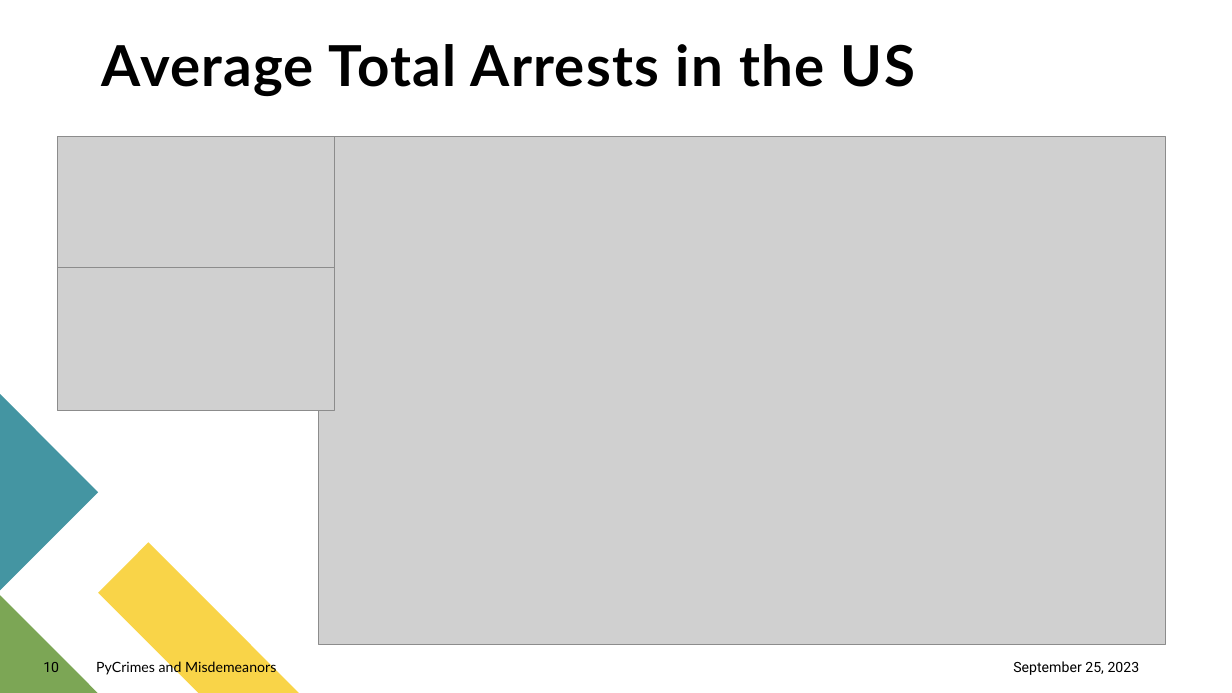
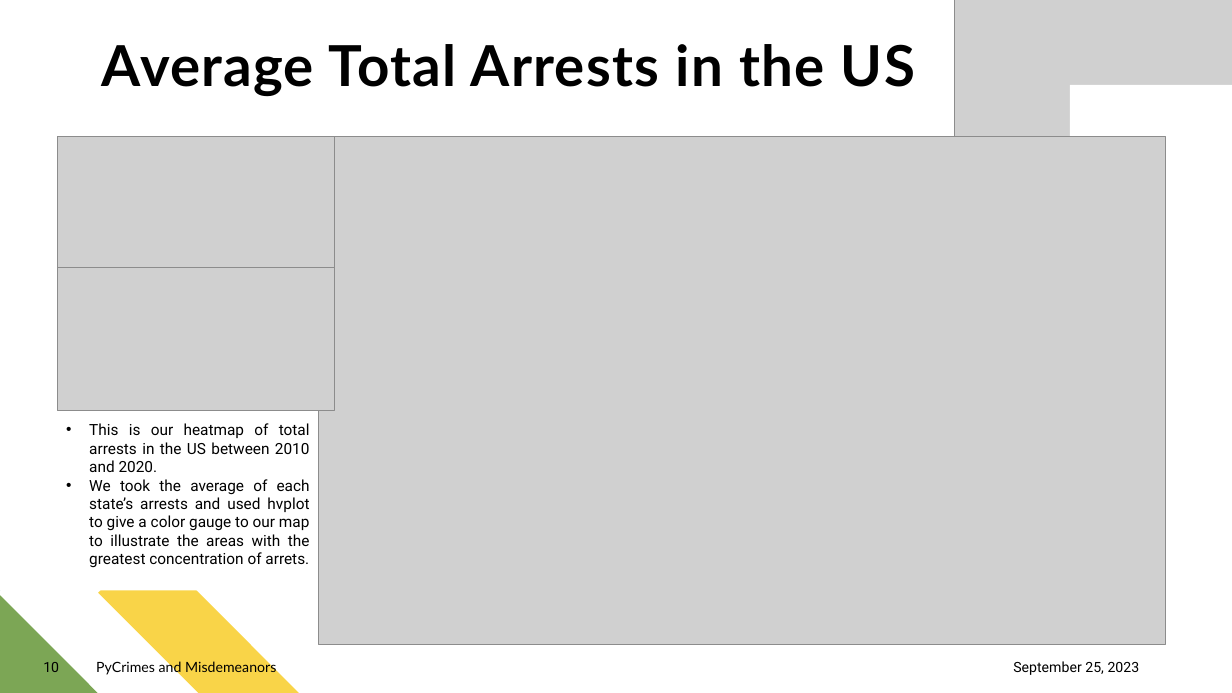
Before and after one commit to S-Bonillas/P1-PyCrimes_and_Misdemeanors, a slide deck: slide 10 of PyCrimes_Final/PyCrimes_Presentation.pptx. Drawn at 1232x693 pixels with LibreOffice and Linux fonts; fonts in the diff are those of the drawing; grey boxes stand for pictures. Boxes give left, top, right and bottom in pixels: in the first picture for what was removed or moved away, otherwise in the second. Text is boxed around its words. In the diff, an @@ line names an element or a change of style, - is before the commit and + after.

```diff
--- a/PyCrimes_Final/PyCrimes_Presentation.pptx
+++ b/PyCrimes_Final/PyCrimes_Presentation.pptx
@@ picture added at (x1=955, y1=0, x2=1232, y2=274) @@
@@ rectangle added at (x1=1070, y1=85, x2=1232, y2=384), fill #FFFFFF @@
@@ rectangle added at (x1=0, y1=291, x2=221, y2=591), fill #FFFFFF @@
@@ text added at (x1=89, y1=423, x2=310, y2=567), 12 pt, text #000000 @@
+• This is our heatmap of total arrests in the US between 2010 and 2020.
+• We took the average of each state’s arrests and used hvplot to give a color gauge to our map to illustrate the areas with the greatest concentration of arrets.
```
Also in this commit, not shown: 7 other slides changed, 1 slide added, 2 other files.
